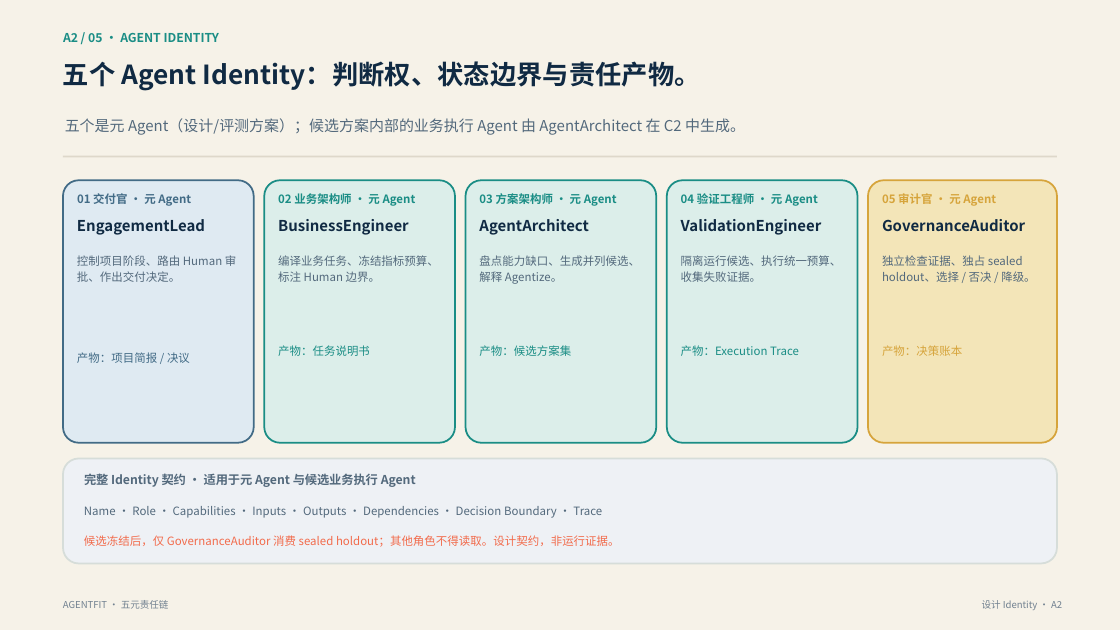
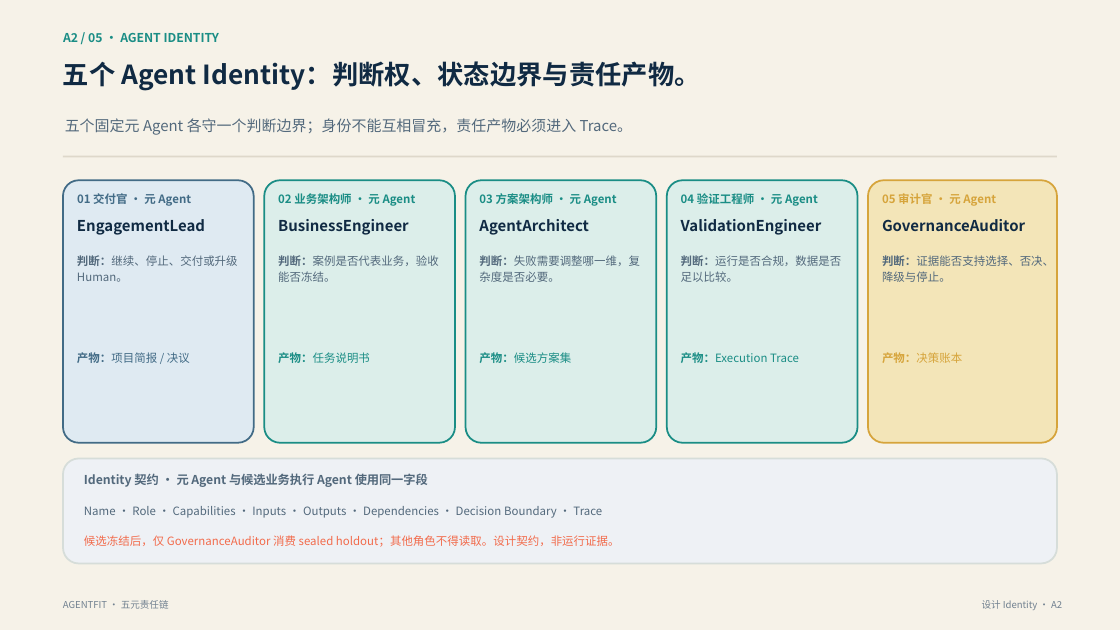
Before and after one commit to kailiangshang/agentfit, a slide deck: slide 14 of competition/2026-08-15/submission/agentfit-submission.pptx. Drawn at 1120x630 pixels with LibreOffice and Linux fonts; fonts in the diff are those of the drawing. Boxes give left, top, right and bottom in pixels: in the first picture for what was removed or moved away, otherwise in the second. Text is boxed around its words. In the diff, an @@ line names an element or a change of style, - is before the commit and + after.

```diff
--- a/competition/2026-08-15/submission/agentfit-submission.pptx
+++ b/competition/2026-08-15/submission/agentfit-submission.pptx
@@ text at (65,118,633,135): text changed @@
-五个是元 Agent（设计/评测方案）；候选方案内部的业务执行 Agent 由 AgentArchitect 在 C2 中生成。
+五个固定元 Agent 各守一个判断边界；身份不能互相冒充，责任产物必须进入 Trace。
@@ text at (77,255,238,282): text changed @@
-控制项目阶段、路由 Human 审批、作出交付决定。
+判断：继续、停止、交付或升级 Human。
@@ text at (278,255,439,282): text changed @@
-编译业务任务、冻结指标预算、标注 Human 边界。
+判断：案例是否代表业务，验收能否冻结。
@@ text at (479,255,640,282): text changed @@
-盘点能力缺口、生成并列候选、解释 Agentize。
+判断：失败需要调整哪一维，复杂度是否必要。
@@ text at (681,255,842,282): text changed @@
-隔离运行候选、执行统一预算、收集失败证据。
+判断：运行是否合规，数据是否足以比较。
@@ text at (882,255,1054,282): text changed @@
-独立检查证据、独占 sealed holdout、选择 / 否决 / 降级。
+判断：证据能否支持选择、否决、降级与停止。
@@ text "产物：项目简报 / 决议" at (77,352,190,363): bold on in "产物：项目简报" @@
@@ text "产物：任务说明书" at (278,352,370,363): bold on in "产物：任务说明书" @@
@@ text "产物：候选方案集" at (479,352,571,363): bold on in "产物：候选方案集" @@
@@ text "产物：Execution Trace" at (681,352,799,363): bold on in "产物：Execution" @@
@@ 4 texts: place and size @@
-4 texts at (278,345,962,356)
+4 texts at (278,352,962,363)
@@ text "产物：决策账本" at (882,352,962,363): bold on in "产物：决策账本" @@
@@ text at (84,473,428,487): text changed @@
-完整 Identity 契约 · 适用于元 Agent 与候选业务执行 Agent
+Identity 契约 · 元 Agent 与候选业务执行 Agent 使用同一字段
```
Also in this commit, not shown: 10 other slides changed, 4 slides added, 4 slides removed, 15 other files.
